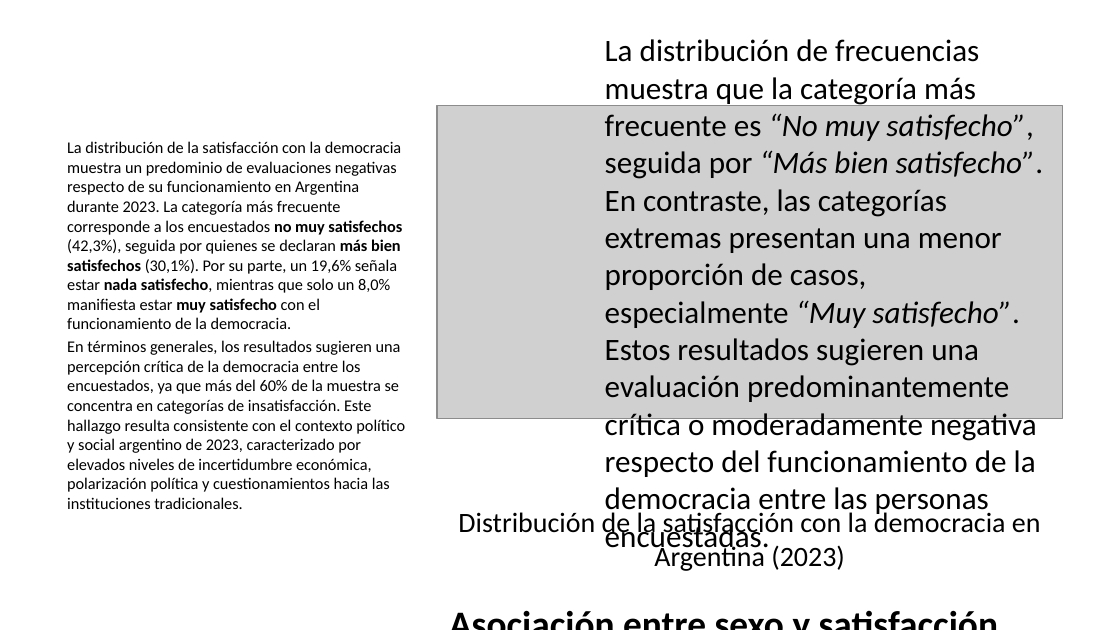
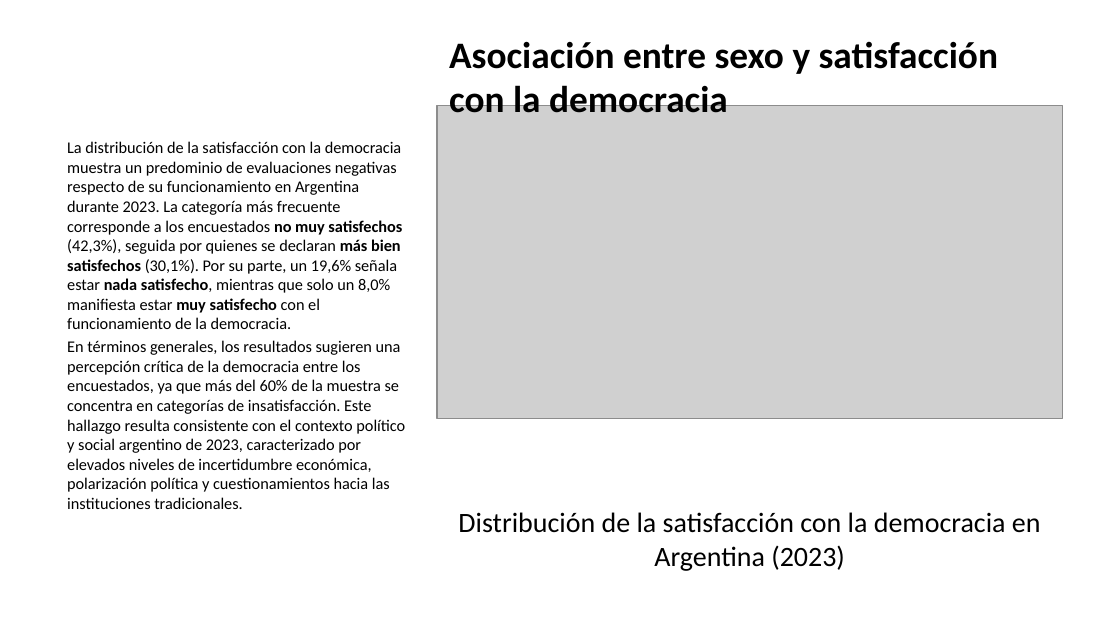
Before and after one commit to Evacarolinaa/trabajo-2, a slide deck: slide 8 of procesamiento/trabajo2.pptx (slide 6 before the commit). Drawn at 1120x630 pixels with LibreOffice and Linux fonts; fonts in the diff are those of the drawing; grey boxes stand for pictures. Boxes give left, top, right and bottom in pixels: in the first picture for what was removed or moved away, otherwise in the second. Text is boxed around its words. In the diff, an @@ line names an element or a change of style, - is before the commit and + after.

```diff
--- a/procesamiento/trabajo2.pptx
+++ b/procesamiento/trabajo2.pptx
@@ text at box(605, 39, 1044, 555): paragraph removed @@
-La distribución de frecuencias muestra que la categoría más frecuente es “No muy satisfecho”, seguida por “Más bien satisfecho”. En contraste, las categorías extremas presentan una menor proporción de casos, especialmente “Muy satisfecho”. Estos resultados sugieren una evaluación predominantemente crítica o moderadamente negativa respecto del funcionamiento de la democracia entre las personas encuestadas.
```
Also in this commit, not shown: 7 other slides changed, 2 slides added.
